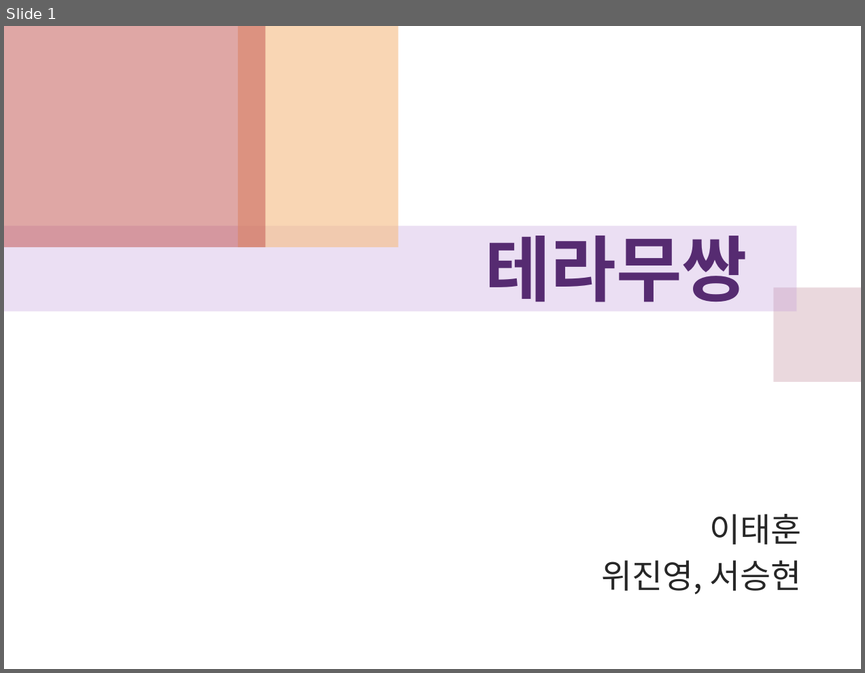
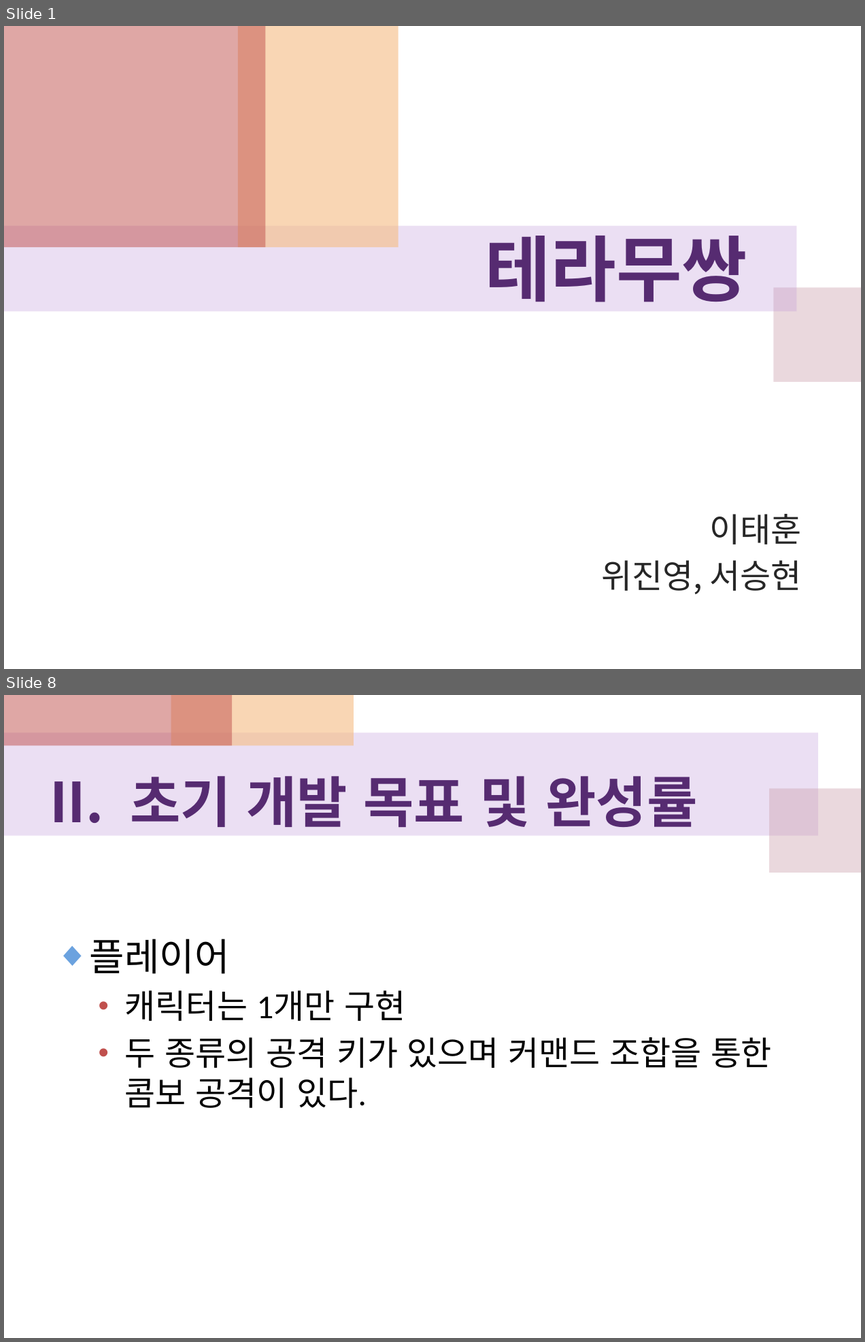
Before and after one commit to WiJYng/SGA_DirectxTeam, a slide deck: 중간보고서/테라무쌍_최종보고.pptx. Shown one above the other, each under a label of ours: slide 1 before the commit, slides 1 and 8 after it; the slides between them are not shown. The pictures are 865x673 and 865x1342 pixels, drawn with LibreOffice and Linux fonts; fonts in the diff are those of the drawing. Boxes give left, top, right and bottom in pixels: in the first picture for what was removed or moved away, otherwise in the second. Text is boxed around its words. In the diff, an @@ line names an element or a change of style, - is before the commit and + after.

```diff
--- a/중간보고서/테라무쌍_최종보고.pptx
+++ b/중간보고서/테라무쌍_최종보고.pptx
@@ slide 8 added at (x1=4, y1=695, x2=861, y2=1338), background #FFFFFF @@
@@ rectangle added at (x1=4, y1=695, x2=232, y2=745), fill #C0504D at 50% opacity @@
@@ rectangle added at (x1=171, y1=695, x2=354, y2=745), fill #F5BC83 at 60% opacity @@
@@ rectangle added at (x1=4, y1=732, x2=818, y2=836), fill #BF98D8 at 30% opacity @@
@@ text added at (x1=130, y1=776, x2=697, y2=827), 46.2 pt, text #562B71, bold @@
+II. 초기 개발 목표 및 완성률
@@ rectangle added at (x1=769, y1=788, x2=861, y2=872), fill #CC9EAC at 40% opacity @@
@@ text added at (x1=90, y1=938, x2=772, y2=1108), 28 pt, text #000000 @@
+◆ 플레이어
+  • 캐릭터는 1개만 구현
+  • 두 종류의 공격 키가 있으며 커맨드 조합을 통한 콤보 공격이 있다.
```
Also in this commit, not shown: 14 slides changed, 8 other slides added, 2 other files.
